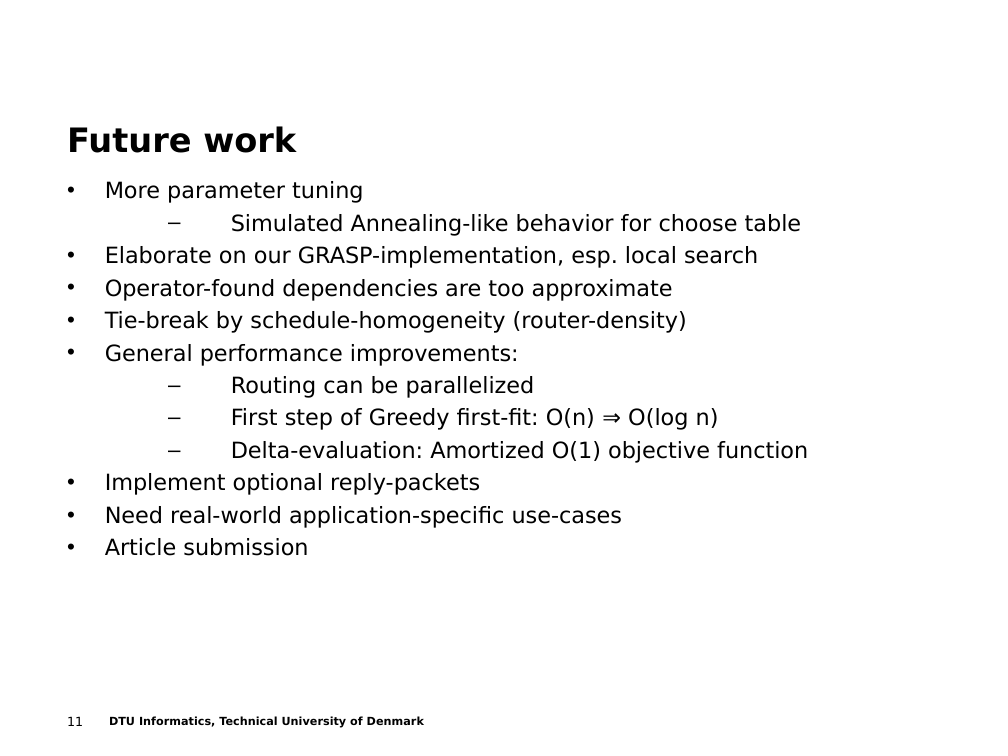
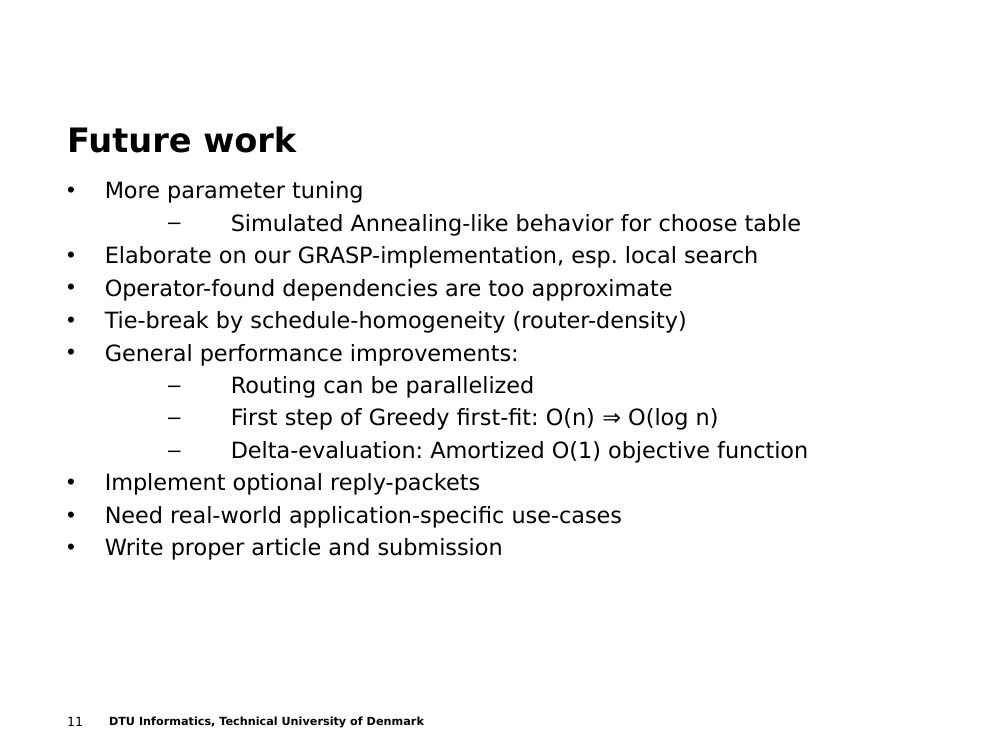
Before and after one commit to t-crest/poseidon, a slide deck: slide 11 of Report/eume_presentation.ppt. Drawn at 1008x756 pixels with LibreOffice and Linux fonts; fonts in the diff are those of the drawing; background and template pictures are left out. Boxes give left, top, right and bottom in pixels: in the first picture for what was removed or moved away, otherwise in the second. Text is boxed around its words. In the diff, an @@ line names an element or a change of style, - is before the commit and + after.

```diff
--- a/Report/eume_presentation.ppt
+++ b/Report/eume_presentation.ppt
@@ text at <box>105,538,503,560</box>: text changed @@
-• Article submission
+• Write proper article and submission
```
Also in this commit, not shown: 10 other slides changed.
